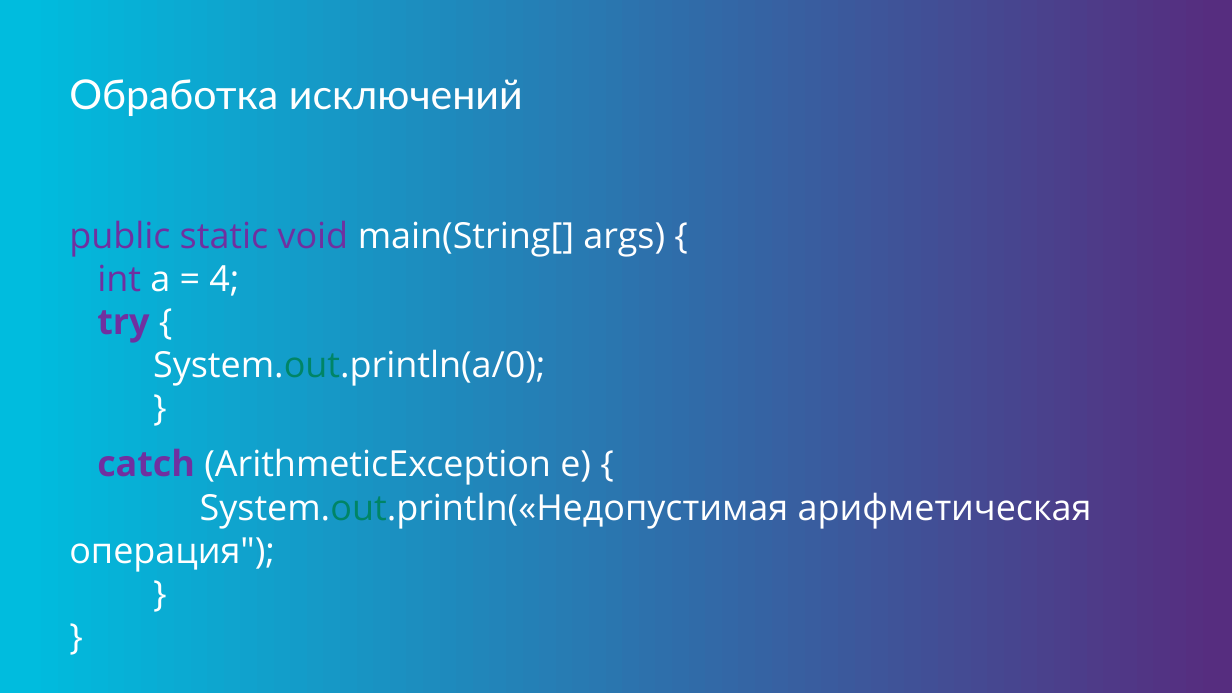
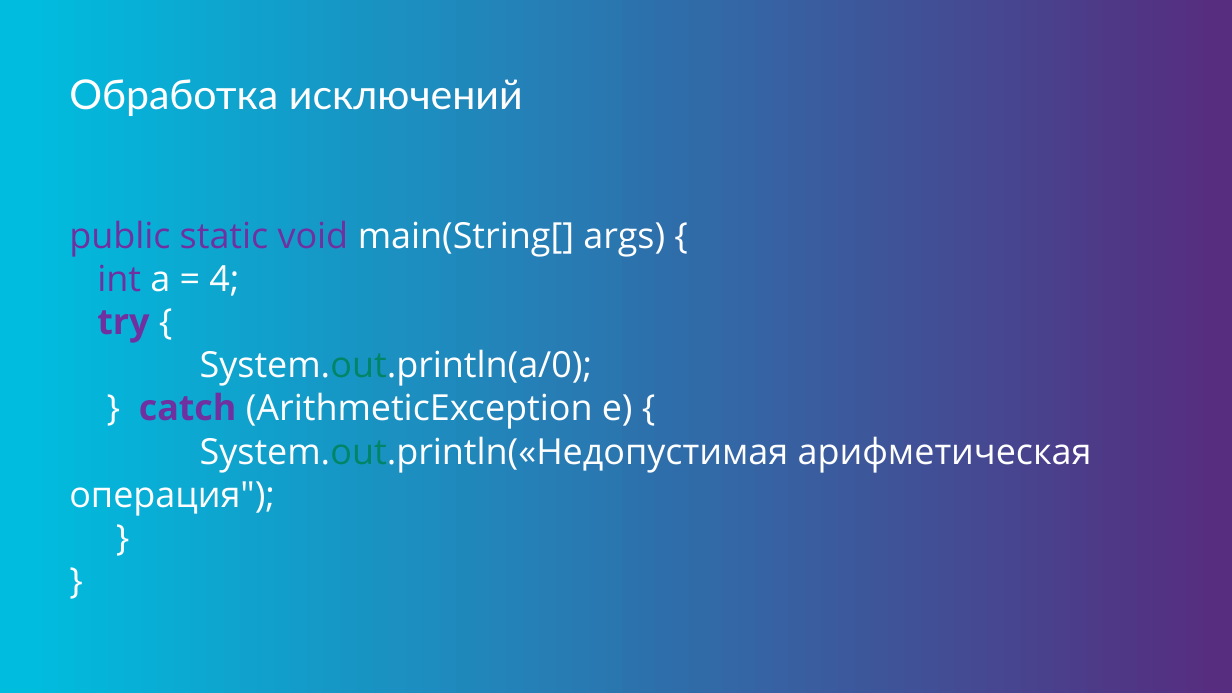
Before and after one commit to java-basic-tutorial/lessons, a slide deck: slide 16 of lesson05/lesson05.pptx. Drawn at 1232x693 pixels with LibreOffice and Linux fonts; fonts in the diff are those of the drawing; background and template pictures are left out. Boxes give left, top, right and bottom in pixels: in the first picture for what was removed or moved away, otherwise in the second. Text is boxed around its words. In the diff, an @@ line names an element or a change of style, - is before the commit and + after.

```diff
--- a/lesson05/lesson05.pptx
+++ b/lesson05/lesson05.pptx
@@ text at box(69, 220, 1092, 516): text changed @@
-public static void main(String[] args) {
-int a = 4;
-try {
-System.out.println(a/0);
-}
-catch (ArithmeticException e) {
-System.out.println(«Недопустимая арифметическая операция");
-}
-}
+public static void main(String[] args) {
+int a = 4;
+try {
+System.out.println(a/0);
+} catch (ArithmeticException e) {
+System.out.println(«Недопустимая арифметическая операция");
+}
+}
```
Also in this commit, not shown: 9 other slides changed, 2 other files.
